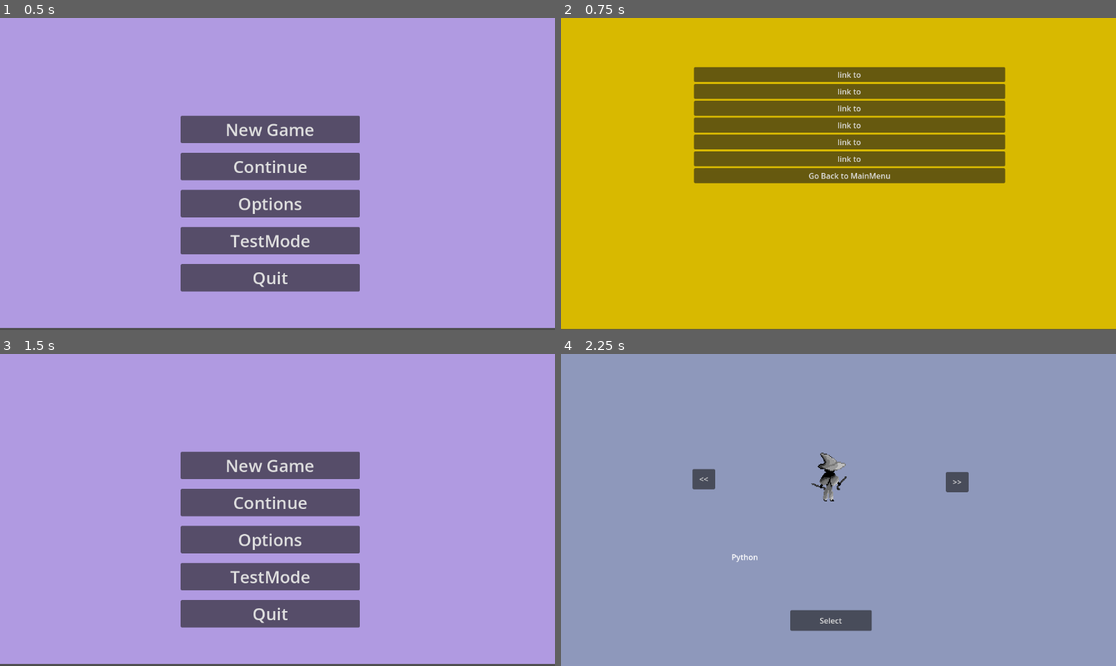
Above: before the commit, frames 1-4 (two rows, left to right).
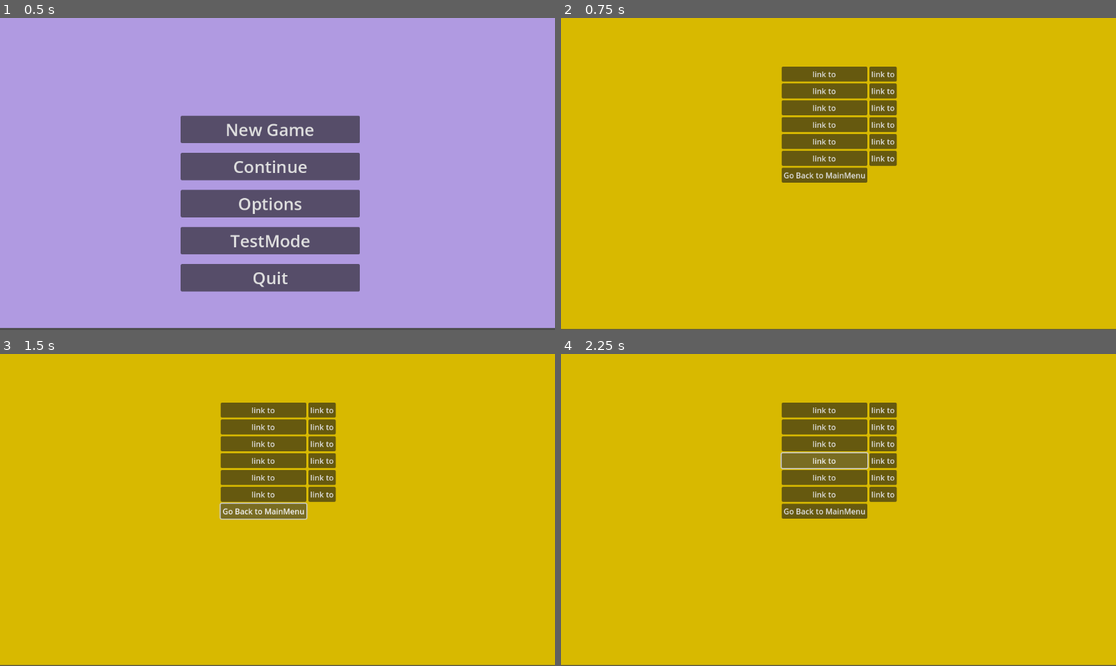
Above: after the commit, the same moments.

Repository: 4d4mszweda/WizardsOfCode
Game: Godot game, scene res://MainMenu/main_menu.tscn
Two runs of this game, one before a commit and one after it. Both use one fixed random seed, a clock stepped at 60 frames per second and the inputs below.
Inputs (mouse positions are in pixels of both pictures, inside the frame that each line leads up to):
- Up to frame 1 (0.5 s): no input
- Up to frame 2 (0.75 s): click "TestMode" at 0.5 s
- Up to frame 3 (1.5 s): click "Go Back to MainMenu" at 1.25 s
- Up to frame 4 (2.25 s): click (832, 466) at 2 s, where only the run before the commit has a clickable "New Game"

Frame 1 is identical in both runs. In frame 2, 14% of the frame differs, in the area x 23-81%, y 15-54%; in frame 3, 100%; in frame 4, 100%, in the area x 0-100%, y 0-100%.

Commit message:
end

Diff:
--- a/TestMode/TestMode.tscn
+++ b/TestMode/TestMode.tscn
@@ -7,7 +7,9 @@
 [sub_resource type="StyleBoxFlat" id="StyleBoxFlat_6f5ti"]
 bg_color = Color(0.847059, 0.72549, 0, 1)
 
-[node name="TestMode" type="Node2D"]
+[node name="TestMode" type="Control"]
+layout_mode = 3
+anchors_preset = 0
 script = ExtResource("1_llc2p")
 
 [node name="Panel" type="Panel" parent="."]
@@ -16,38 +18,70 @@
 theme = SubResource("Theme_lw1pj")
 theme_override_styles/panel = SubResource("StyleBoxFlat_6f5ti")
 
-[node name="VBoxContainer" type="VBoxContainer" parent="."]
-offset_left = 276.0
-offset_top = 102.0
-offset_right = 922.0
-offset_bottom = 448.0
+[node name="HBoxContainer" type="HBoxContainer" parent="."]
+layout_mode = 0
+offset_left = 3.0
+offset_top = 101.0
+offset_right = 1152.0
+offset_bottom = 404.0
+alignment = 1
 
-[node name="Button7" type="Button" parent="VBoxContainer"]
+[node name="VBoxContainer" type="VBoxContainer" parent="HBoxContainer"]
+layout_mode = 2
+
+[node name="Button7" type="Button" parent="HBoxContainer/VBoxContainer"]
 layout_mode = 2
 text = "link to"
 
-[node name="Button6" type="Button" parent="VBoxContainer"]
+[node name="Button6" type="Button" parent="HBoxContainer/VBoxContainer"]
 layout_mode = 2
 text = "link to"
 
-[node name="Button5" type="Button" parent="VBoxContainer"]
+[node name="Button5" type="Button" parent="HBoxContainer/VBoxContainer"]
 layout_mode = 2
 text = "link to"
 
-[node name="Button4" type="Button" parent="VBoxContainer"]
+[node name="Button4" type="Button" parent="HBoxContainer/VBoxContainer"]
 layout_mode = 2
 text = "link to"
 
-[node name="Button3" type="Button" parent="VBoxContainer"]
+[node name="Button3" type="Button" parent="HBoxContainer/VBoxContainer"]
 layout_mode = 2
 text = "link to"
 
-[node name="Button2" type="Button" parent="VBoxContainer"]
+[node name="Button2" type="Button" parent="HBoxContainer/VBoxContainer"]
 layout_mode = 2
 text = "link to"
 
-[node name="GoBack" type="Button" parent="VBoxContainer"]
+[node name="GoBack" type="Button" parent="HBoxContainer/VBoxContainer"]
 layout_mode = 2
 text = "Go Back to MainMenu"
 
-[connection signal="pressed" from="VBoxContainer/GoBack" to="." method="_on_go_back_pressed"]
+[node name="VBoxContainer2" type="VBoxContainer" parent="HBoxContainer"]
+layout_mode = 2
+
+[node name="Button7" type="Button" parent="HBoxContainer/VBoxContainer2"]
+layout_mode = 2
+text = "link to"
+
+[node name="Button6" type="Button" parent="HBoxContainer/VBoxContainer2"]
+layout_mode = 2
+text = "link to"
+
+[node name="Button5" type="Button" parent="HBoxContainer/VBoxContainer2"]
+layout_mode = 2
+text = "link to"
+
+[node name="Button4" type="Button" parent="HBoxContainer/VBoxContainer2"]
+layout_mode = 2
+text = "link to"
+
+[node name="Button3" type="Button" parent="HBoxContainer/VBoxContainer2"]
+layout_mode = 2
+text = "link to"
+
+[node name="Button2" type="Button" parent="HBoxContainer/VBoxContainer2"]
+layout_mode = 2
+text = "link to"
+
+[connection signal="pressed" from="HBoxContainer/VBoxContainer/GoBack" to="." method="_on_go_back_pressed"]
